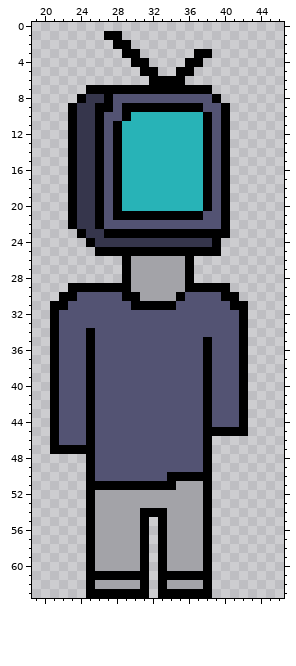
Two states of a pixel-art sprite, src/Player-d.png. Above, as it was before the edit.
The file is 64x64 pixels. Colours within 5 levels of each other are drawn and written as one. Shown: x 19..46, y 0..63.
After:
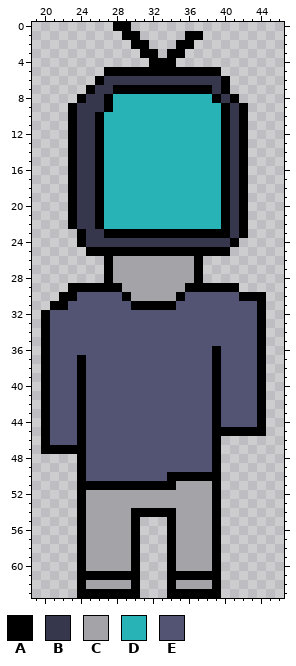
Palette (. is transparent): A #000000  B #36364c  C #a3a3a8  D #28b3b7  E #535373
From old to new:
@@ x 19..46 @@
- 0 ............................
- 1 ........AA..................
- 2 .........AA.................
- 3 ..........AA......AA........
- 4 ...........AA....AA.........
- 5 ............AA..AA..........
- 6 .............AAAA...........
- 7 ......AAAAAAAAAAAAAA........
- 8 .....ABBAEEEEEEEEEEEA.......
- 9 ....ABBAAEAAAAAAAAAEEA......
-10 ....ABBAEEADDDDDDDDAEA......
-11 ....ABBAEADDDDDDDDDAEA......
-12 ....ABBAEADDDDDDDDDAEA......
-13 ....ABBAEADDDDDDDDDAEA......
-14 ....ABBAEADDDDDDDDDAEA......
-15 ....ABBAEADDDDDDDDDAEA......
-16 ....ABBAEADDDDDDDDDAEA......
-17 ....ABBAEADDDDDDDDDAEA......
-18 ....ABBAEADDDDDDDDDAEA......
-19 ....ABBAEADDDDDDDDDAEA......
-20 ....ABBAEADDDDDDDDDAEA......
-21 ....ABBAEAAAAAAAAAAEEA......
-22 ....ABBAEEEEEEEEEEEEEA......
-23 .....ABBAAAAAAAAAAAAAA......
-24 ......ABBBBBBBBBBBBBA.......
-25 .......AAAAAAAAAAAAAA.......
-26 ..........ACCCCCCA..........
-27 ..........ACCCCCCA..........
-28 ..........ACCCCCCA..........
-29 ....AAAAAAACCCCCCAAAAA......
-30 ...AAEEEEEAACCCCAEEEEAA.....
-31 ..AAEEEEEEEAAAAAEEEEEEAA....
-32 ..AEEEEEEEEEEEEEEEEEEEEA....
-33 ..AEEEEEEEEEEEEEEEEEEEEA....
-34 ..AEEEAEEEEEEEEEEEEEEEEA....
-35 ..AEEEAEEEEEEEEEEEEAEEEA....
-36 ..AEEEAEEEEEEEEEEEEAEEEA....
-37 ..AEEEAEEEEEEEEEEEEAEEEA....
-38 ..AEEEAEEEEEEEEEEEEAEEEA....
-39 ..AEEEAEEEEEEEEEEEEAEEEA....
-40 ..AEEEAEEEEEEEEEEEEAEEEA....
-41 ..AEEEAEEEEEEEEEEEEAEEEA....
-42 ..AEEEAEEEEEEEEEEEEAEEEA....
-43 ..AEEEAEEEEEEEEEEEEAEEEA....
-44 ..AEEEAEEEEEEEEEEEEAEEEA....
-45 ..AEEEAEEEEEEEEEEEEAAAAA....
-46 ..AEEEAEEEEEEEEEEEEA........
-47 ..AAAAAEEEEEEEEEEEEA........
-48 ......AEEEEEEEEEEEEA........
-49 ......AEEEEEEEEEEEEA........
-50 ......AEEEEEEEEAAAAA........
-51 ......AAAAAAAAAACCCA........
-52 ......ACCCCCCCCCCCCA........
-53 ......ACCCCCCCCCCCCA........
-54 ......ACCCCCAAACCCCA........
-55 ......ACCCCCA.ACCCCA........
-56 ......ACCCCCA.ACCCCA........
-57 ......ACCCCCA.ACCCCA........
-58 ......ACCCCCA.ACCCCA........
-59 ......ACCCCCA.ACCCCA........
-60 ......ACCCCCA.ACCCCA........
-61 ......AAAAAAA.AAAAAA........
-62 ......ACCCCCA.ACCCCA........
-63 ......AAAAAAA.AAAAAA........
+ 0 .........AA.................
+ 1 ..........AA.....AA.........
+ 2 ...........AA...AA..........
+ 3 ............AA.AA...........
+ 4 .............AAA............
+ 5 ........AAAAAAAAAAAAA.......
+ 6 .......ABBBBBBBBBBBBBA......
+ 7 ......ABBAAAAAAAAAAABA......
+ 8 .....ABBADDDDDDDDDDDABA.....
+ 9 ....ABBBADDDDDDDDDDDDABA....
+10 ....ABBADDDDDDDDDDDDDABA....
+11 ....ABBADDDDDDDDDDDDDABA....
+12 ....ABBADDDDDDDDDDDDDABA....
+13 ....ABBADDDDDDDDDDDDDABA....
+14 ....ABBADDDDDDDDDDDDDABA....
+15 ....ABBADDDDDDDDDDDDDABA....
+16 ....ABBADDDDDDDDDDDDDABA....
+17 ....ABBADDDDDDDDDDDDDABA....
+18 ....ABBADDDDDDDDDDDDDABA....
+19 ....ABBADDDDDDDDDDDDDABA....
+20 ....ABBADDDDDDDDDDDDDABA....
+21 ....ABBADDDDDDDDDDDDDABA....
+22 ....ABBADDDDDDDDDDDDDABA....
+23 .....ABBAAAAAAAAAAAAAABA....
+24 .....ABBBBBBBBBBBBBBBBA.....
+25 ......AAAAAAAAAAAAAAAA......
+26 ........ACCCCCCCCCA.........
+27 ........ACCCCCCCCCA.........
+28 ........ACCCCCCCCCA.........
+29 ....AAAAAACCCCCCCAAAAAA.....
+30 ...AAEEEEEACCCCCAEEEEEEAAA..
+31 ..AAEEEEEEEAAAAAEEEEEEEEEA..
+32 .AEEEEEEEEEEEEEEEEEEEEEEEA..
+33 .AEEEEEEEEEEEEEEEEEEEEEEEA..
+34 .AEEEEEEEEEEEEEEEEEEEEEEEA..
+35 .AEEEEEEEEEEEEEEEEEEEEEEEA..
+36 .AEEEEEEEEEEEEEEEEEEAEEEEA..
+37 .AEEEAEEEEEEEEEEEEEEAEEEEA..
+38 .AEEEAEEEEEEEEEEEEEEAEEEEA..
+39 .AEEEAEEEEEEEEEEEEEEAEEEEA..
+40 .AEEEAEEEEEEEEEEEEEEAEEEEA..
+41 .AEEEAEEEEEEEEEEEEEEAEEEEA..
+42 .AEEEAEEEEEEEEEEEEEEAEEEEA..
+43 .AEEEAEEEEEEEEEEEEEEAEEEEA..
+44 .AEEEAEEEEEEEEEEEEEEAEEEEA..
+45 .AEEEAEEEEEEEEEEEEEEAAAAAA..
+46 .AEEEAEEEEEEEEEEEEEEA.......
+47 .AAAAAEEEEEEEEEEEEEEA.......
+48 .....AEEEEEEEEEEEEEEA.......
+49 .....AEEEEEEEEEEEEEEA.......
+50 .....AEEEEEEEEEAAAAAA.......
+51 .....AAAAAAAAAAACCCCA.......
+52 .....ACCCCCCCCCCCCCCA.......
+53 .....ACCCCCCCCCCCCCCA.......
+54 .....ACCCCCAAAAACCCCA.......
+55 .....ACCCCCA...ACCCCA.......
+56 .....ACCCCCA...ACCCCA.......
+57 .....ACCCCCA...ACCCCA.......
+58 .....ACCCCCA...ACCCCA.......
+59 .....ACCCCCA...ACCCCA.......
+60 .....ACCCCCA...ACCCCA.......
+61 .....AAAAAAA...AAAAAA.......
+62 .....ACCCCCA...ACCCCA.......
+63 .....AAAAAAA...AAAAAA.......
